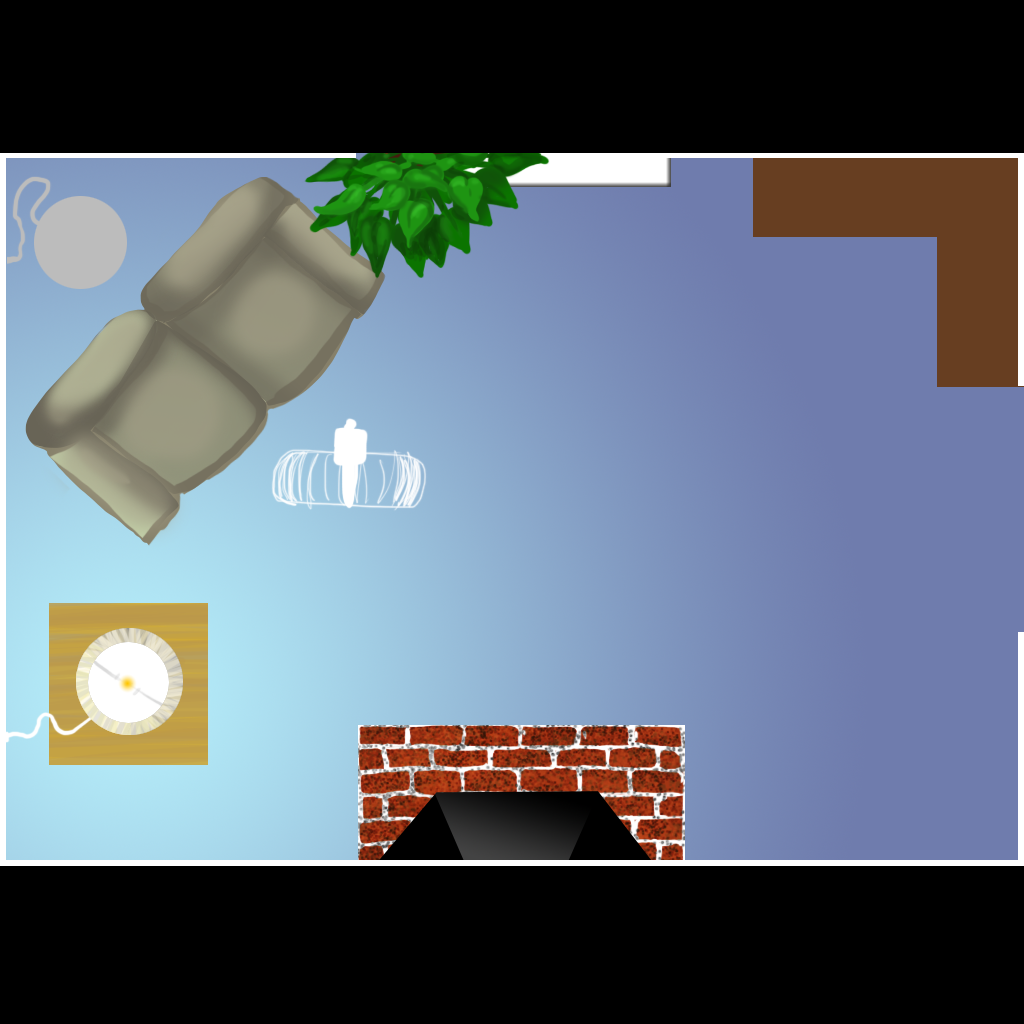
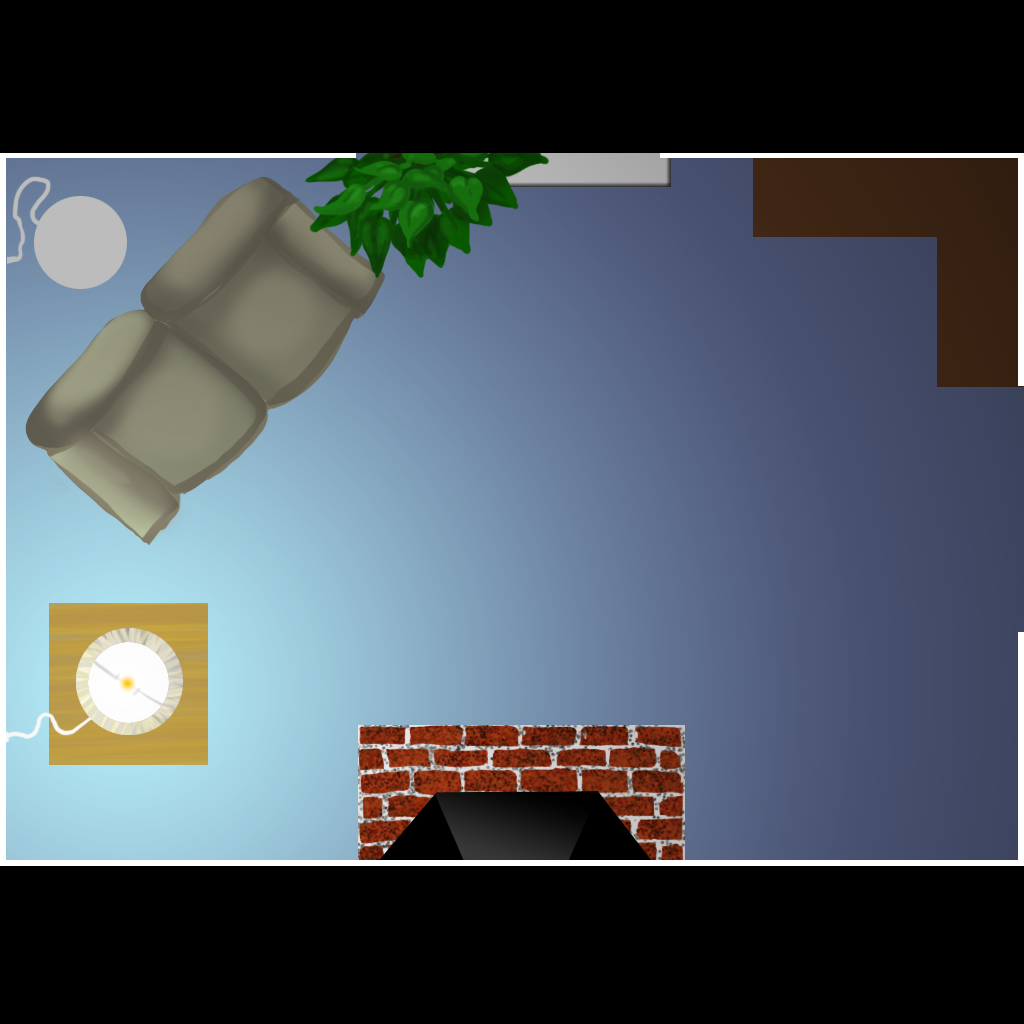
Layer changes from the first 1024 × 1024 image to the second:
painted on "Layer 11" over [271, 417, 428, 512]
added layer "Layer 12" above "plant" over [6, 153, 1024, 860]
